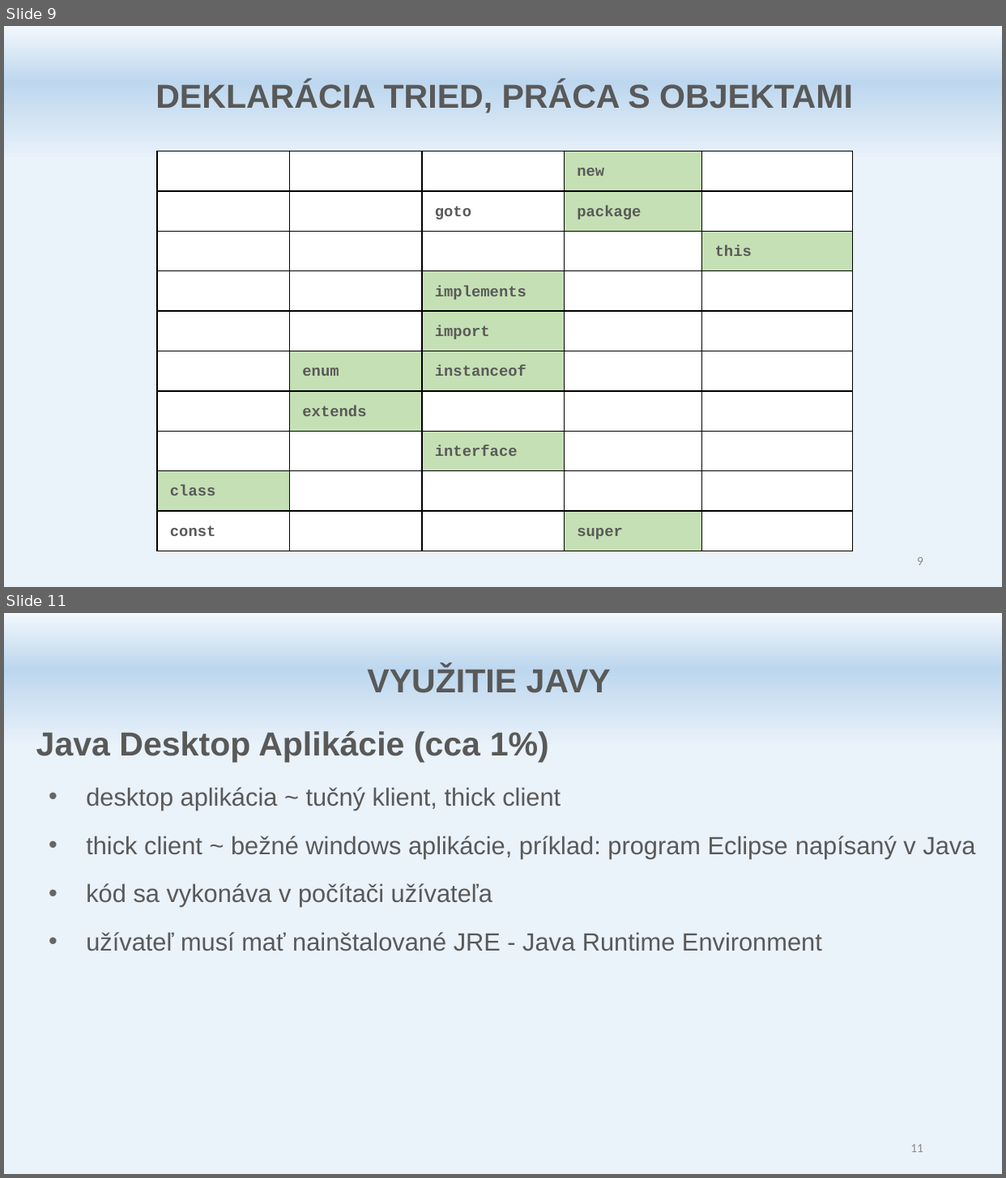
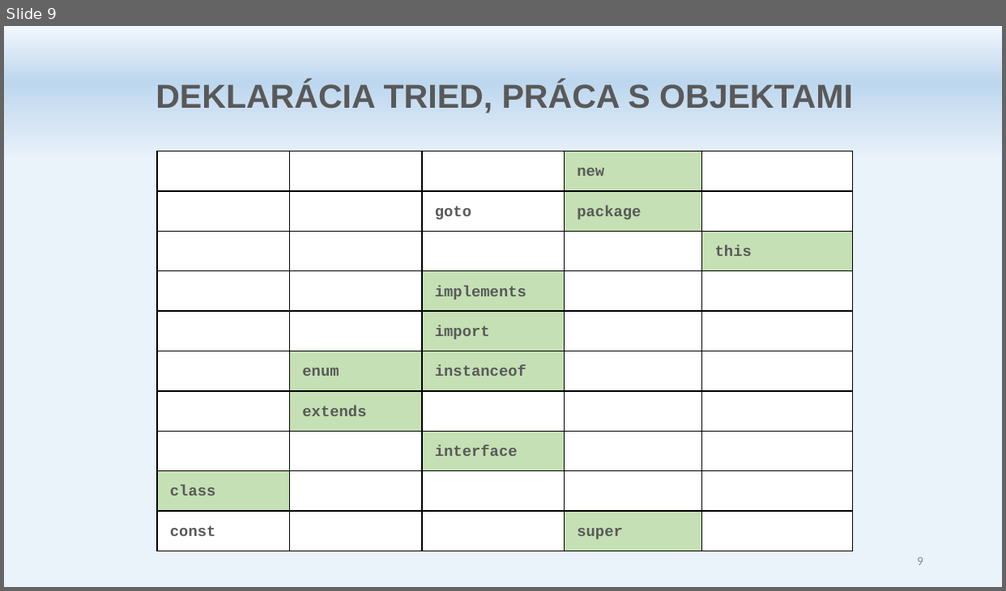
Before and after one commit to marekITLearning/java1, a slide deck: doc/Java ITL C - HowTo.pptx. Shown one above the other, each under a label of ours: slides 9 and 11 before the commit, slide 9 after it; the slides between them are not shown. The pictures are 1006x1178 and 1006x591 pixels, drawn with LibreOffice and Linux fonts; fonts in the diff are those of the drawing. Boxes give left, top, right and bottom in pixels: in the first picture for what was removed or moved away, otherwise in the second. Text is boxed around its words. In the diff, an @@ line names an element or a change of style, - is before the commit and + after.

```diff
--- a/doc/Java ITL C - HowTo.pptx
+++ b/doc/Java ITL C - HowTo.pptx
@@ slide 11 removed at [4,613,1002,1174], background gradient #F2F7FC to #BDD7EE to #EAF2FA @@
@@ text removed at [367,666,611,693] @@
-VYUŽITIE JAVY
@@ text removed at [36,731,975,952] @@
-Java Desktop Aplikácie (cca 1%)
-• desktop aplikácia ~ tučný klient, thick client
-• thick client ~ bežné windows aplikácie, príklad: program Eclipse napísaný v Java
-• kód sa vykonáva v počítači užívateľa
-• užívateľ musí mať nainštalované JRE - Java Runtime Environment
@@ page number removed at [910,1144,923,1152] @@
-11
```
Also in this commit, not shown: 7 other slides removed, 21 other files.
